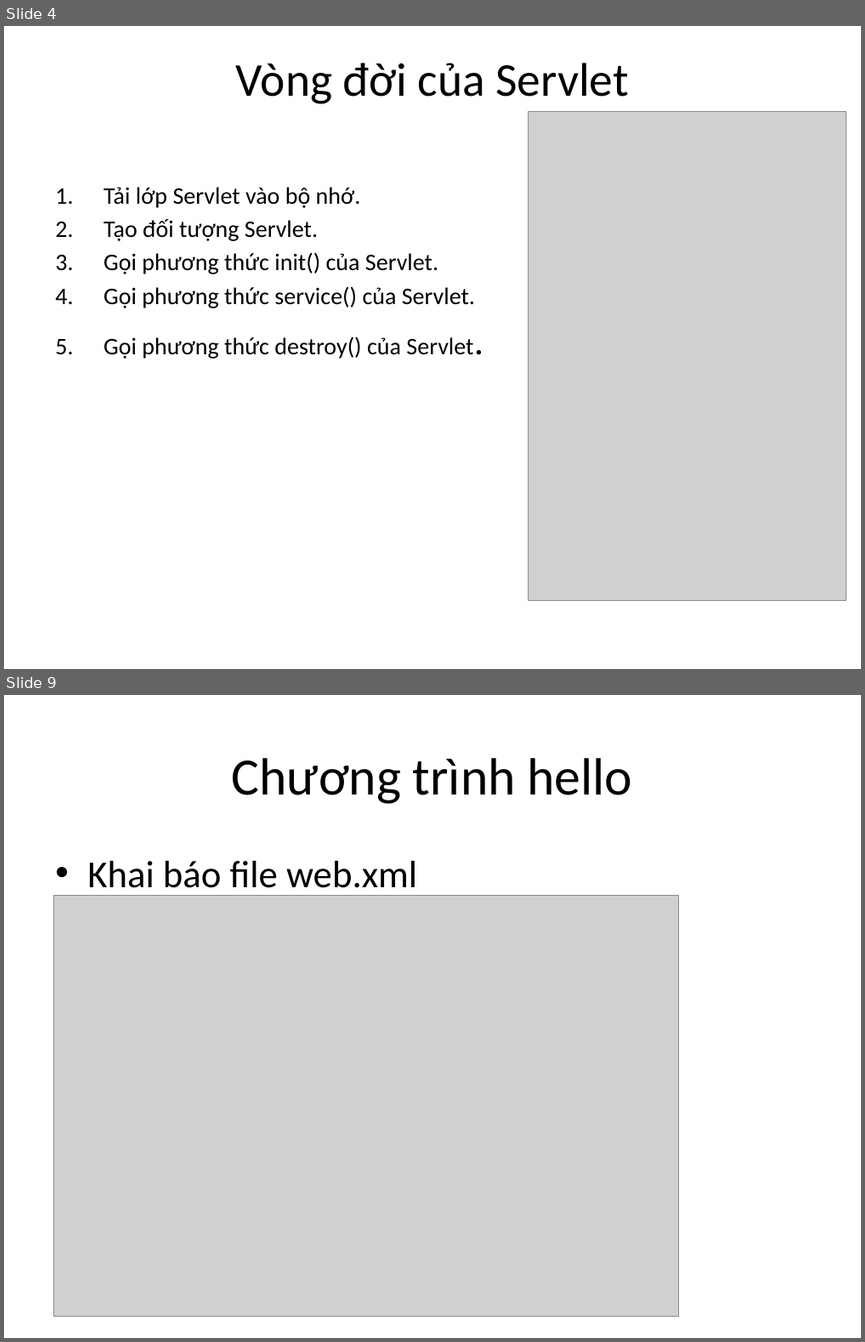
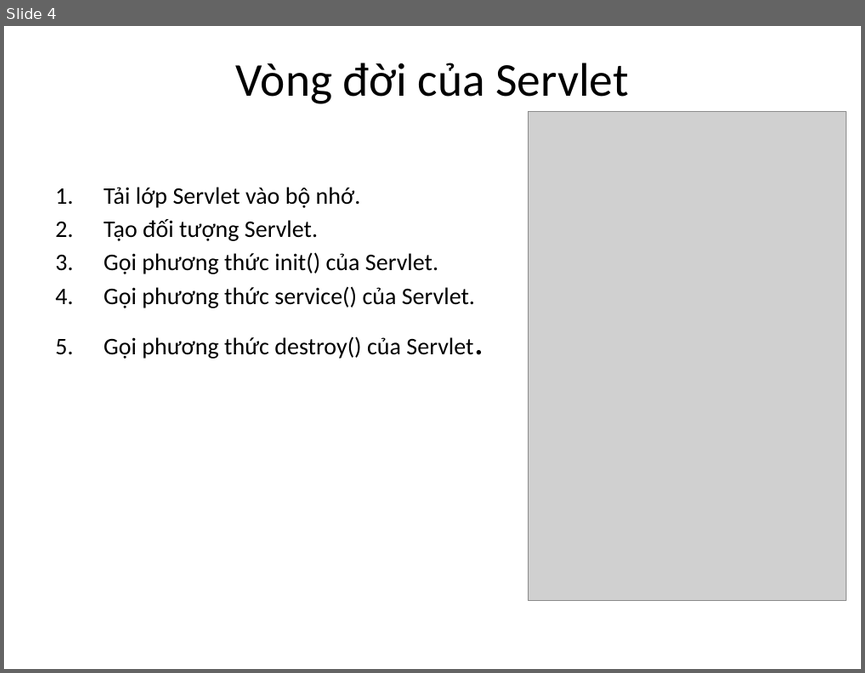
Before and after one commit to daihieptn97/JSP, a slide deck: .Tai lieu/Servlet.pptx. Shown one above the other, each under a label of ours: slides 4 and 9 before the commit, slide 4 after it; the slides between them are not shown. The pictures are 865x1342 and 865x673 pixels, drawn with LibreOffice and Linux fonts; fonts in the diff are those of the drawing; grey boxes stand for pictures. Boxes give left, top, right and bottom in pixels: in the first picture for what was removed or moved away, otherwise in the second. Text is boxed around its words. In the diff, an @@ line names an element or a change of style, - is before the commit and + after.

```diff
--- a/.Tai lieu/Servlet.pptx
+++ b/.Tai lieu/Servlet.pptx
@@ slide 9 removed at [4,695,861,1338], background #FFFFFF @@
@@ title removed at [232,758,633,804] @@
-Chương trình hello
@@ text removed at [87,861,417,897] @@
-• Khai báo file web.xml
@@ picture removed at [53,895,678,1315] @@
```
Also in this commit, not shown: 6 other slides removed, 32 other files.
